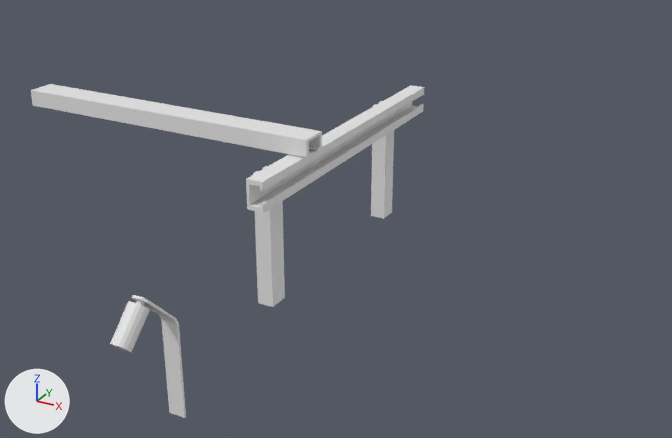
Before and after pictures for a commit that changed the Blender file assets/Placeholders/models/conveyerbelt.blend.
Rendered twice from a 50 mm lens placed at (54.7, -113.5, 58.1), pointed at (5.0, -23.1, 12.9). The axes (+X, +Y, +Z) are drawn at lower left. The lights are the same throughout.
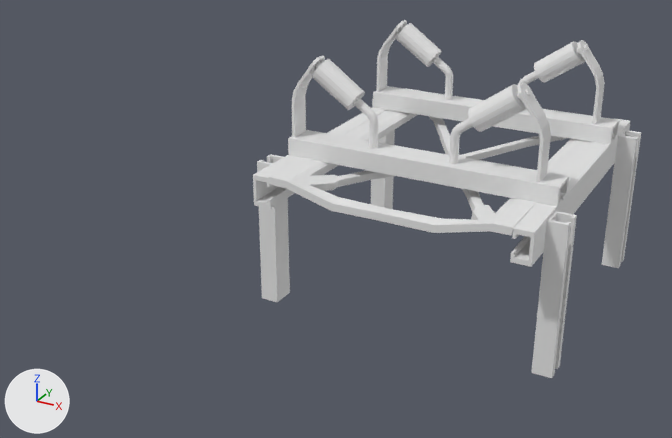
Where the newer file only moved an object's origin or applied its transform, the numbers keep the older frame.

Location of each change, (x1, y1, x2, y2) in pixels of the pictures (672 x 438 px):
'Cube.001', moved, rescaled: before (31, 84, 322, 158); after (288, 130, 569, 207)
'square cross', added: after (269, 110, 592, 235)
'Cube.003', mesh rescaled (7% narrower): before (246, 85, 424, 213); after (253, 88, 419, 209)
'Cube', reshaped, moved, turned, rescaled: before (110, 295, 186, 418); after (292, 55, 378, 149)
'Cylinder.003', added: after (531, 211, 577, 378)
'Cube.002', added: after (373, 86, 620, 145)
'Cube.007', added: after (510, 118, 630, 267)
'Cylinder', moved, rescaled: before (253, 166, 285, 307); after (257, 154, 290, 302)
'Cube.004', added: after (449, 83, 551, 182)
'Cylinder.002', added: after (601, 130, 641, 268)
'Cube.006', added: after (518, 40, 605, 124)
'Cube.005', added: after (377, 20, 453, 100)
'Cylinder.001', moved, rescaled: before (371, 101, 398, 219); after (371, 99, 395, 209)

The change in detail:
me_cube_003 is used by ob_cube; location (0.0, -49.1, 0.0).
me_cube_003 had 154 vertices, 128 faces and spanned x -1.1..1.1, y -8.2..0.1, z -1.0..15.4.
me_cube_003 now has 254 vertices, 228 faces and spans x -1.1..1.1, y -8.2..0.1, z 8.1..15.9.
me_cube_003 part 1: 2 vertices moved within x -0.2..0.2, y -7.2, z 11.0; 104 vertices removed from x -1.1..1.1, y -8.2..0.1, z -1.0..15.4; 204 vertices added at x -1.1..1.1, y -8.2..0.1, z 8.1..15.9.
me_cube_004 has 24 vertices, 22 faces and spans x -1.0..1.0, y -1.0..1.0, z -1.0..1.0.
me_cube_004 is used by ob_cube_003; location (2.0, -14.7, 19.9); rotation (1.571, 1.571, 0.0), in degrees (90, 90, 0); scale (1.8, 1.05, 21.3).
me_cube_004 part 2: the whole mesh is scaled about the mesh origin by (1, 1, 0.925).
Mesh me_generator_v8_002 is new.
It has 120 vertices, 169 faces and spans x -0.58..0.52, y -0.66..0.61, z -0.87..0.87.
Mesh me_cube_008 is new.
It has 24 vertices, 22 faces and spans x -1.0..1.0, y -1.0..1.0, z -0.99..0.96.
Mesh me_cube_007 is new.
It has 254 vertices, 228 faces and spans x -1.13..1.13, y -8.18..0.14, z 8.06..15.92.
Mesh me_cube_001 is new.
It has 24 vertices, 22 faces and spans x -1.0..1.0, y -1.0..1.0, z -1.0..1.0.
Object 'Cube' (ob_cube) moves from (0.0, -49.1, 0.0) to (1.5, -25.6, 13.6).
Object 'Cube' (ob_cube) turns from (0, 0, 0) to (0, 0, 90) degrees about x, y and z.
Object 'Cube' (ob_cube) is rescaled from (1.0, 1.0, 1.0) to (1.24, 1.24, 1.24).
Object 'Cylinder' (ob_cylinder) moves from (0.6, -30.0, 19.7) to (0.7, -29.0, 20.8).
Object 'Cylinder' (ob_cylinder) is rescaled from (0.399, 0.399, 0.118) to (0.42, 0.42, 0.124).
Object 'Cylinder.001' (ob_cylinder_001) moves from (0.6, 0.0, 19.7) to (0.7, 0.0, 20.6).
Object 'Cylinder.001' (ob_cylinder_001) is rescaled from (0.399, 0.399, 0.118) to (0.417, 0.417, 0.123).
Object 'Cube.001' (ob_cube_001) moves from (-17.8, -25.6, 22.9) to (16.9, -25.6, 22.7).
Object 'Cube.001' (ob_cube_001) is rescaled from (1.8, 1.05, 21.3) to (1.8, 1.05, 15.8).
Object 'square cross' (ob_square_cross) is new; it shows me_generator_v8_002.
Its location is (16.7, -15.0, 20.6).
Its rotation in degrees is (-90, 54, 0).
Its scale is (15.5, 18.0, 22.6).
Object 'Cylinder.003' (ob_cylinder_003) is new; it shows a copy of the mesh of ob_cylinder_001.
Its location is (32.9, -29.4, 20.6).
Its rotation in degrees is (180, -90, 0).
Its scale is (0.417, 0.417, 0.123).
Object 'Cylinder.002' (ob_cylinder_002) is new; it shows a copy of the mesh of ob_cylinder_001.
Its location is (32.9, -0.3, 20.8).
Its rotation in degrees is (180, -90, 0).
Its scale is (0.42, 0.42, 0.124).
Object 'Cube.007' (ob_cube_007) is new; it shows me_cube_008.
Its location is (31.5, -14.5, 19.9).
Its rotation in degrees is (-90, 90, 0).
Its scale is (1.8, 1.05, 20.2).
Object 'Cube.006' (ob_cube_006) is new; it shows me_cube_007.
Its location is (30.3, -4.1, 13.6).
Its rotation in degrees is (0, 0, 298).
Its scale is (1.24, 1.24, 1.24).
Object 'Cube.005' (ob_cube_005) is new; it shows a copy of me_cube_007.
Its location is (1.5, -4.0, 13.6).
Its rotation in degrees is (0, 0, 90).
Its scale is (1.24, 1.24, 1.24).
Object 'Cube.004' (ob_cube_004) is new; it shows a copy of me_cube_007.
Its location is (30.3, -25.7, 13.6).
Its rotation in degrees is (0, 0, 298).
Its scale is (1.24, 1.24, 1.24).
Object 'Cube.002' (ob_cube_002) is new; it shows me_cube_001.
Its location is (16.9, -4.0, 22.7).
Its rotation in degrees is (-90, 0, -90).
Its scale is (1.8, 1.05, 15.8).
